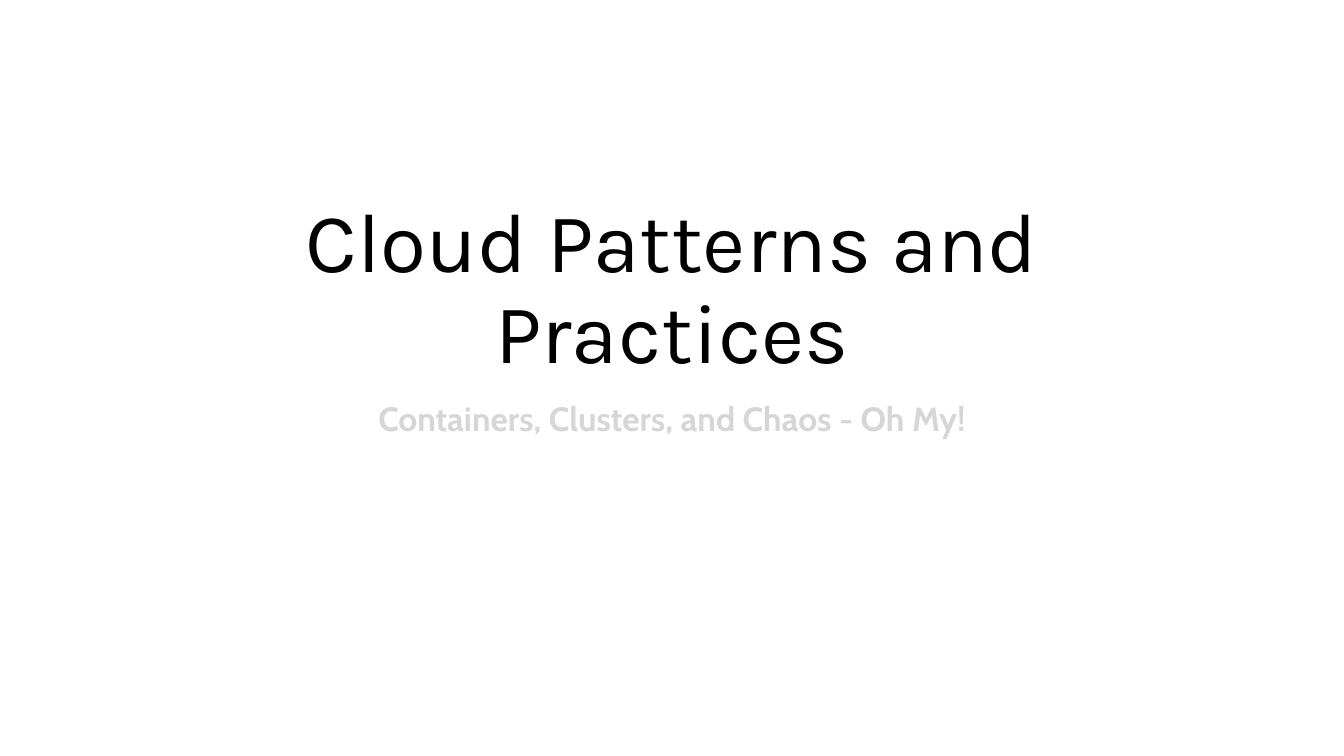
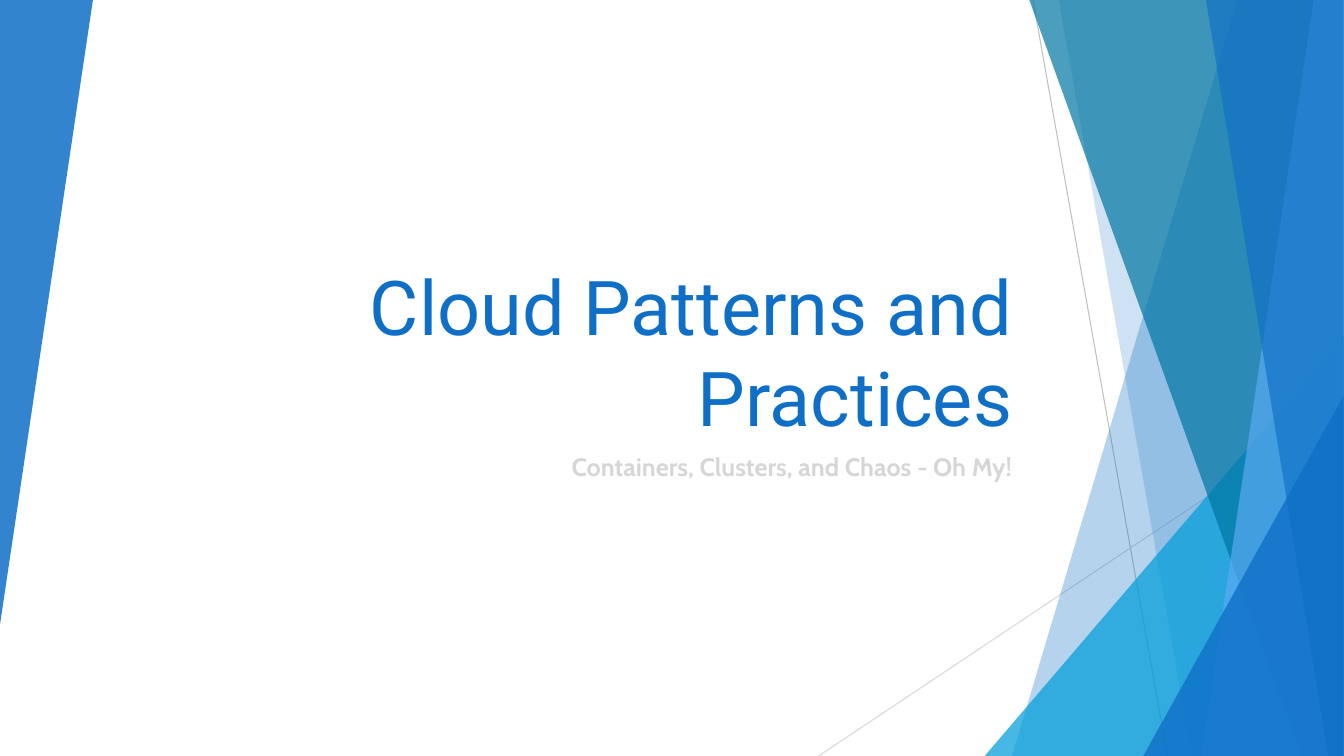
Before and after one commit to ericburcham/cloud-patterns-and-practices, a slide deck: slide 1 of presentation.pptx. Drawn at 1344x756 pixels with LibreOffice and Linux fonts; fonts in the diff are those of the drawing. Boxes give left, top, right and bottom in pixels: in the first picture for what was removed or moved away, otherwise in the second. Text is boxed around its words. In the diff, an @@ line names an element or a change of style, - is before the commit and + after.

Commit message:
style the presentation

```diff
--- a/presentation.pptx
+++ b/presentation.pptx
@@ group added at <box>0,0,1344,756</box>: 5 freeform shapes, 3 triangles, 2 lines @@
@@ title "Cloud Patterns and Practices": place and size @@
-title "Cloud Patterns and Practices" at <box>306,214,1038,364</box>
+title "Cloud Patterns and Practices" at <box>370,278,1012,427</box>
@@ title "Cloud Patterns and Practices" at <box>370,278,1012,427</box>: size 60 to 54 pt, font Karla to Roboto, text colour #000000 to #0F6FC6; alignment centre to right; line spacing 0.9 to 1 @@
@@ subtitle "Containers, Clusters, and Chaos - ...": place and size @@
-subtitle "Containers, Clusters, and Chaos - ..." at <box>378,406,966,439</box>
+subtitle "Containers, Clusters, and Chaos - ..." at <box>572,458,1012,482</box>
@@ subtitle "Containers, Clusters, and Chaos - ..." at <box>572,458,1012,482</box>: size 24 to 18 pt; alignment centre to right; line spacing 0.9 to 1 @@
```
Also in this commit, not shown: 90 other slides changed.
